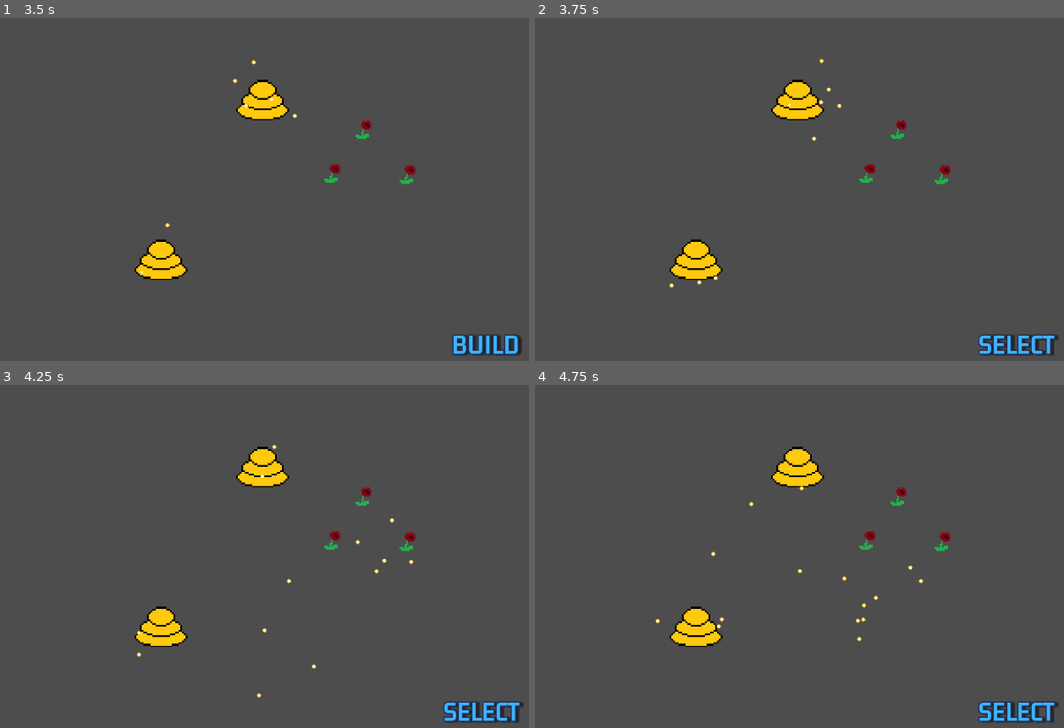
Above: before the commit, frames 1-4 (two rows, left to right).
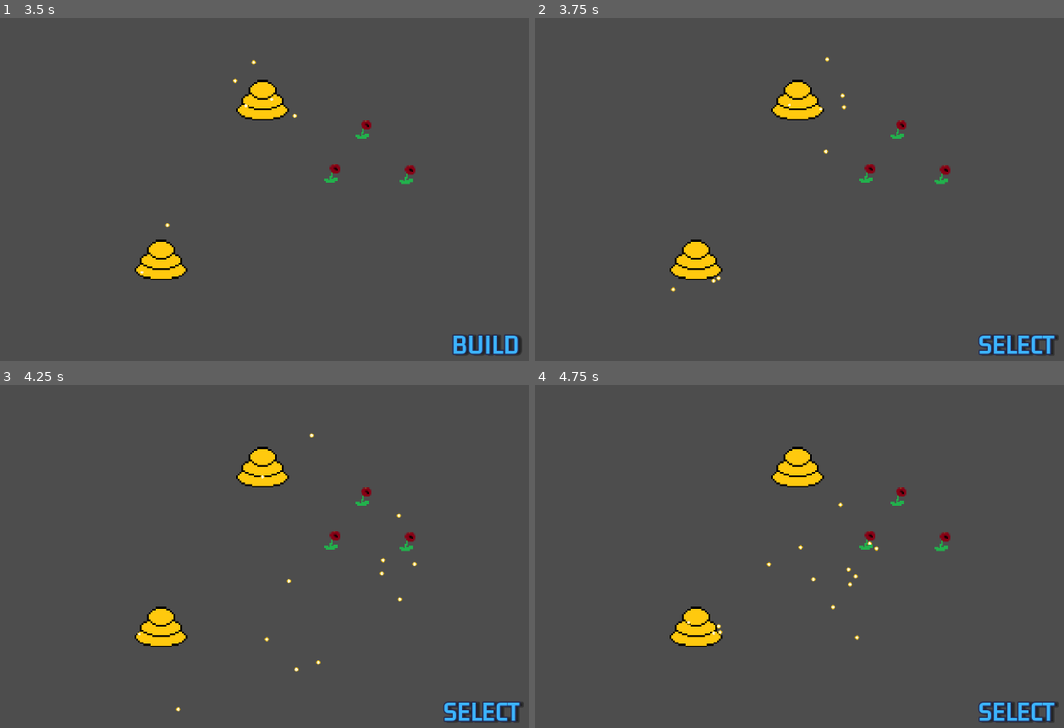
Above: after the commit, the same moments.

Repository: MountainBean/BeeSimple
Game: Godot game, scene res://game_scene/game_scene.tscn
The game is run twice, just before and just after one commit, with the same random seed, the same clock (stepped at 60 frames per second) and the same inputs.
Inputs (mouse positions are in pixels of both pictures, inside the frame that each line leads up to):
- Up to frame 1 (3.5 s): tap Enter at 0.5, 2 s; move the mouse to (343, 165) at 0.52 s; press the mouse at (343, 165) at 0.53 s; right-click (343, 165) at 0.8 s; tap Space at 1.25, 2.75 s; move the mouse to (58, 203) at 1.27 s; release the mouse at (58, 203) at 1.28 s; right-click (58, 203) at 1.35 s; click (58, 203) at 1.55 s; move the mouse to (264, 100) at 2.02 s; hold Right mouse button (RightClick, bound only after the commit) 2.03-2.78 s; tap B (BuildMode) at 2.1 s; click (264, 100) at 2.17 s; move the mouse to (158, 261) at 2.77 s; click (158, 261) at 2.85 s
- Up to frame 2 (3.75 s): tap Enter at 3.5 s; move the mouse to (931, 240) at 3.52 s; hold Right mouse button (RightClick, bound only after the commit) from 3.53 s (still down); tap S (SelectMode) at 3.6 s; click (931, 240) at 3.67 s
- Up to frame 3 (4.25 s): keep holding Right mouse button (RightClick, bound only after the commit)
- Up to frame 4 (4.75 s): move the mouse to (outside the picture) at 4.27 s; release Right mouse button (RightClick, bound only after the commit) at 4.28 s; tap H (SendHome) at 4.35 s; click (outside the picture) at 4.55 s

Frame 1 is identical in both runs. In frame 2, 0.2% of the frame differs, in the area x 25-59%, y 11-80%; in frame 3, 0.2%; in frame 4, 0.3%, in the area x 22-74%, y 29-75%.

Commit message:
Can click on a hive to select it. handled by GameManager, hive_base and SignalManager

Diff:
--- a/bee_base/bee_base.gd
+++ b/bee_base/bee_base.gd
@@ -5,6 +5,7 @@
 @onready var bee_body = $BeeBody
 @onready var label = $BeeBody/Label
 @onready var jitter_timer = $BeeBody/JitterTimer
+@onready var sprite_2d = $BeeBody/Sprite2D
 
 const JITTER_INTERVAL: float = 0.2
 
@@ -52,6 +53,9 @@
 	var jitter_dir = Vector2.from_angle(randf_range(deg_to_rad(-180),deg_to_rad(180)))
 	_vel = _vel + jitter_dir * flight_jitter
 
+func on_select() -> void:
+	sprite_2d.self_modulate("ff9193")
+
 func set_home(point: Vector2) -> void:
 	_home_point = point
 
--- a/bee_base/bee_base.tscn
+++ b/bee_base/bee_base.tscn
@@ -17,6 +17,7 @@
 texture = ExtResource("2_5b1so")
 
 [node name="CollisionShape2D" type="CollisionShape2D" parent="BeeBody"]
+visible = false
 shape = SubResource("CircleShape2D_06yha")
 
 [node name="Label" type="Label" parent="BeeBody"]
--- a/game_scene/game_scene.gd
+++ b/game_scene/game_scene.gd
@@ -22,7 +22,7 @@
 			if Input.is_action_just_pressed("MouseClick"):
 				hive_at_mouse(get_viewport().get_mouse_position())
 		GameManager.CURSOR_MODE.SELECT:
-			if Input.is_action_pressed("MouseClick"):
+			if Input.is_action_pressed("RightClick"):
 				var bee_list: Array
 				for hive in hives.get_children(true):
 					for bee in hive.get_bees():
--- a/game_scene/game_scene.tscn
+++ b/game_scene/game_scene.tscn
@@ -24,3 +24,4 @@
 [node name="CanvasLayer" type="CanvasLayer" parent="."]
 
 [node name="ModeSelect" parent="CanvasLayer" instance=ExtResource("3_jjilh")]
+mouse_filter = 1
--- a/hive_base/hive_base.gd
+++ b/hive_base/hive_base.gd
@@ -1,4 +1,4 @@
-extends Node2D
+extends Area2D
 
 class_name hive_base
 
@@ -7,6 +7,10 @@
 
 @onready var spawn_timer = $SpawnTimer
 @onready var bees = $Bees
+@onready var sprite_2d = $Sprite2D
+@onready var collision_shape_2d = $CollisionShape2D
+
+var _selected: bool = false
 
 var BEE_BASE: PackedScene = load("res://bee_base/bee_base.tscn")
 
@@ -30,5 +34,17 @@
 func get_bees() -> Array:
 	return bees.get_children()
 
+func selected() -> void:
+	sprite_2d.self_modulate = Color("d079ff")
+	_selected = true
+
+func deselect() -> void:
+	sprite_2d.self_modulate = Color("ffffff")
+	_selected = false
+
 func _on_spawn_timer_timeout():
 	new_hive_bee()
+
+func _on_input_event(viewport, event, shape_idx):
+	if event.is_action_pressed("MouseClick") == true:
+		SignalManager.on_hive_select.emit(self)
--- a/hive_base/hive_base.tscn
+++ b/hive_base/hive_base.tscn
@@ -1,9 +1,12 @@
-[gd_scene load_steps=3 format=3 uid="uid://cg7kpw1luh1r1"]
+[gd_scene load_steps=4 format=3 uid="uid://cg7kpw1luh1r1"]
 
 [ext_resource type="Script" path="res://hive_base/hive_base.gd" id="1_82r3m"]
 [ext_resource type="Texture2D" uid="uid://xhetuqmbxy7a" path="res://assets/hive.png" id="1_xty6h"]
 
-[node name="HiveBase" type="Node2D"]
+[sub_resource type="CircleShape2D" id="CircleShape2D_22gnr"]
+radius = 37.0
+
+[node name="HiveBase" type="Area2D"]
 script = ExtResource("1_82r3m")
 
 [node name="Sprite2D" type="Sprite2D" parent="."]
@@ -14,4 +17,9 @@
 
 [node name="Bees" type="Node2D" parent="."]
 
+[node name="CollisionShape2D" type="CollisionShape2D" parent="."]
+shape = SubResource("CircleShape2D_22gnr")
+
+[connection signal="input_event" from="." to="." method="_on_input_event"]
+[connection signal="mouse_entered" from="." to="." method="_on_mouse_entered"]
 [connection signal="timeout" from="SpawnTimer" to="." method="_on_spawn_timer_timeout"]
--- a/project.godot
+++ b/project.godot
@@ -42,6 +42,11 @@
 "events": [Object(InputEventKey,"resource_local_to_scene":false,"resource_name":"","device":-1,"window_id":0,"alt_pressed":false,"shift_pressed":false,"ctrl_pressed":false,"meta_pressed":false,"pressed":false,"keycode":0,"physical_keycode":72,"key_label":0,"unicode":104,"echo":false,"script":null)
 ]
 }
+RightClick={
+"deadzone": 0.5,
+"events": [Object(InputEventMouseButton,"resource_local_to_scene":false,"resource_name":"","device":-1,"window_id":0,"alt_pressed":false,"shift_pressed":false,"ctrl_pressed":false,"meta_pressed":false,"button_mask":2,"position":Vector2(220, 3),"global_position":Vector2(224, 44),"factor":1.0,"button_index":2,"canceled":false,"pressed":true,"double_click":false,"script":null)
+]
+}
 
 [rendering]
 
--- a/singletons/game_manager.gd
+++ b/singletons/game_manager.gd
@@ -2,21 +2,44 @@
 
 enum CURSOR_MODE { SELECT, BUILD }
 
+var _selected_hives: Array[hive_base]  = []
+var _selected_bees: Array[bee_base] = []
 var _cm: CURSOR_MODE
 # Called when the node enters the scene tree for the first time.
 func _ready():
-	pass # Replace with function body.
+	SignalManager.on_hive_select.connect(on_hive_select)
 
 
 # Called every frame. 'delta' is the elapsed time since the previous frame.
 func _process(delta):
 	pass
 
+func add_to_select_hives(hives: Array[hive_base]) -> void:
+	_selected_hives.append_array(hives)
+	print("hive selected: %s" % str(_selected_hives[0]))
+
+func add_to_select_bees(bees: Array[bee_base]) -> void:
+	_selected_bees.append_array(bees)
+
+func show_selected_hives() -> void:
+	for hive in _selected_hives:
+		hive.selected()
+
 func set_cursor_mode(mode_select: CURSOR_MODE) -> void:
 	_cm = mode_select
 	print("Mode: %s" % str(CURSOR_MODE.keys()[_cm]))
 	SignalManager.on_mode_select.emit()
 
+func on_hive_select(hive: hive_base):
+	var hive_list: Array[hive_base] = [hive]
+	if _selected_hives.size() > 0:
+		if _selected_hives[0] == hive:
+			return
+		for old_hive in _selected_hives:
+			old_hive.deselect()
+		_selected_hives.clear()
+	add_to_select_hives(hive_list)
+	show_selected_hives()
 
 func get_cursor_mode() -> CURSOR_MODE:
 	return _cm
--- a/singletons/signal_manager.gd
+++ b/singletons/signal_manager.gd
@@ -1,3 +1,4 @@
 extends Node
 
 signal on_mode_select
+signal on_hive_select(hive: hive_base)
